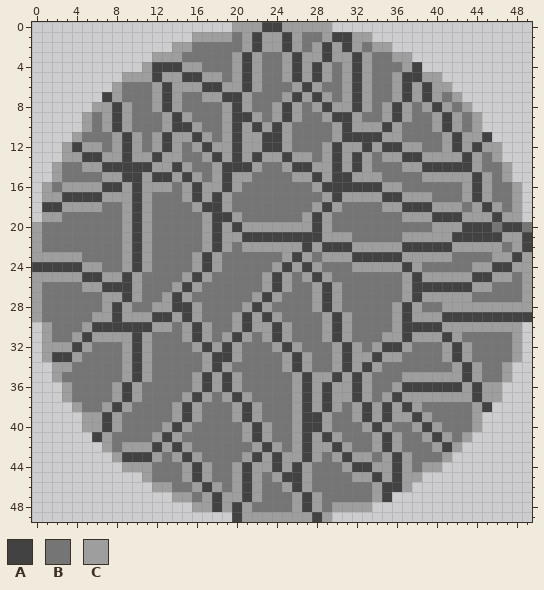
A pixel-art file gets an edit: textures/rock.ase. Above: the version before the commit.
50x50 pixels, 1 frame.
Palette (. is transparent): A #424242  B #757575  C #9e9e9e
Pixels before (only the part around the change), first column x 0:
 0 ....................CCCAACCCCC....................
 1 ................CCCCBCACCACBBCAACC................
 2 ..............CCBBBBBCACCACBCACACBCC..............
 3 ............CCCBBBBBCACBBCACCACCACBBCC............
 4 ...........CAAACCBBBCACBBCACACBCACBBBCA...........
 5 .........CCCACCAACCBCACBBCACACBCACBBCAACC.........
 6 ........CBBBCACCCAACCACBBBCACBBCACBBCACACC........
 7 .......ACBBBCACBBCCAACBBBCACACBCACBBCACACBC.......
 8 ......CCACBBCACBBBBCACBBCACBCACCACBCACBCACBC......
 9 .....CBCACBBBCACBBBCAACBCACBBCAACBBCACBBCACBC.....
10 .....CBCACBBBCAACBBCACACACBBBBCACCCACBBBCACBC.....
11 ....CBBBCACBCACCACBCACCAACBBBBCAAAACCBBBBCACCA....
12 ...CACCBCACBCACBCACCACCAACBBBCACCACAACCBBCACACC...
13 ...CCAACCACCACCBBCACACACCACCBCACACBCCAACCCCACBC...
14 ..CBBCCAAAAACCACBBCAAACBBCAACCACACBBBCCAAAAACBBC..
15 ..CBBBBCCAACAACACBCACCBBBBCCACAACCCBBBBCCCCCACBC..
16 .CBCCCCAACACCCBCACCACBBBBBBBCAAAAAACCBBBBBBCACBBC.
17 .CCAAAACCCACBBBCACACBBBBBBBBBCACCCCAACCCBBBCACBBC.
18 .AACCCCBBCACBBBBCAACBBBBBBBBCACBBBBCCAAACCCBCACBC.
19 .CCBBBBBBCACBBBBBCAACBBBBBBCACBBBBBBBCCCAAACCCACC.
20 CBBBBBBBBCACBBBBBCACACCCCCCCACBBBBBBBBBBCCCAAABAAB
21 CBBBBBBBBCACBBBBBCACCAAAAAAAACCCBBBBBCCCCCAAAAACCA
22 CBBBBBBBBCACBBBBBCACBCCCCCCACAAACCCCCAAAAACCCCCBCA
23 CCCCCBBBBCACBBBBCACBBBBBBCACBCCCAAAAACCCCCBBBBCCAC
24 AAAAACCBBCACBBBBCACBBBBBCACACBBBCCCCCACBBBBBCCAACC
25 CCCCCAACCACBBBBCACBBBBBCACBCACBBBBBBBCACCCCCAACCBC
26 CBBBBCCAAACBBBCACBBBBBBCACBBCACBBBBBBCAAAAAACCBBBC
27 CBBBBBBCCACBBCACBBBBBBCACBBBCACBBBBBBCACCCCCBBBBBC
28 CBBBBBBCACBBCCAACBBBBCACBBBBCACBBBBBCACBBCCCCCCCCC
29 CBBBBBCCACCCAACACBBBCACACBBBBCACBBBBCACCCAAAAAAAAA
30 .CBBBCAAAAAACCBCACBBCACCACBBBCACBBBBCAAAACCCCCCCC.
31 .CBBCACCCCACBBBCACBCACBCACBBBCACBBBCCACCCACBBBBBC.
32 .CCCACBBBCACBBBBCACACBBBCACBBBCACBCAACBBBCACBBBBC.
33 .CAACBBBBCACBBBBBCAACBBBBCACBBCACCACCBBBBCACBBBBC.
34 ..CCBBBBBCACBBBBBCACBBBBBCACBBCACACBBBBBBBCACBBC..
35 ..CBBBBBBCACBBBBCACACBBBBBCACCACACBBBCCCCCCACBBC..
36 ...CBBBBCACBBBBBCACACBBBBBCACACCACBBCAAAAAACACC...
37 ...CBBBBCACBBBBCACBCACBBBBCACACCACBCACCCCCCCACC...
38 ....CBBCACBBBBCACBBBCACBBBCACACBCACACACBBBBBCA....
39 .....CCACBBBBBCACBBBCACBBBCAACBBCACACCACBBBBC.....
40 .....CCACBBBBCACBBBBBCACBBCAACBBBCACBBCACBBBC.....
41 ......ACBBBBCACBBBBBBCACBBCACACBBBCACBBCACBC......
42 .......CBCCCACACBBBBBBCACBCACCACBBCACBBBCAC.......
43 ........CAAACBCACBBBBCACACCACBCACCBCACBBBC........
44 .........CCCBBBCACBBCACCACACBBBCAACCACBCC.........
45 ...........CBBBCACBBCACBCAACBBBBCCACACC...........
46 ............CCBBCACBCACBBCACBBBBBBCAAC............
47 ..............CCBCACCACBBBCACBBBBBCA..............
48 ................CCACACBBBBCACBCCCC................
49 ....................ACCCCCCCAC....................
The same view after the edit:
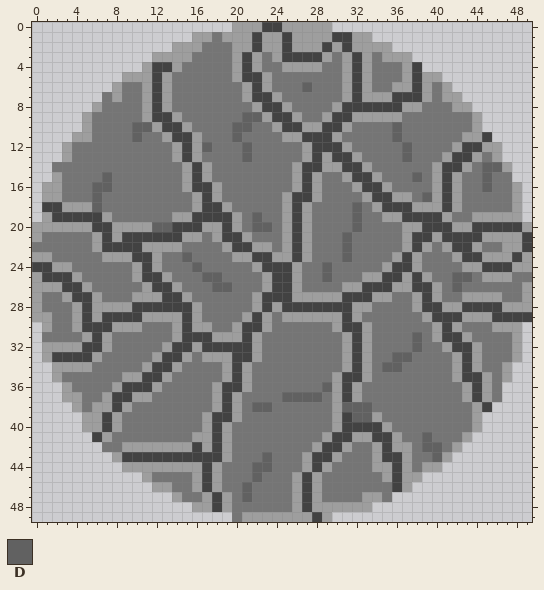
Colours new in this view: D #616161
The exact change:
Changed rows in their new state; - is an unchanged pixel.
first column x 0:
 1 ------------------B-C------CC---------------------
 2 ----------------C---C------C-----C----------------
 3 ---------------C--------CA-AACB----C--------------
 4 --------------CBB---------C-CB--------------------
 5 --------------BBBBB---AC-BBBBB------BC------------
 6 -----------CACBBBBBBBCAC--BDB--------CACB---------
 7 -------B---CACB--BBBB-AACBBBBB----CCA-ACBC--------
 8 -------BBB-CACB----BBBCAACB-BB-A-AAA--CBBBC-------
 9 -------BBB-CAACB---BBDDCA--------CC-CB--BBB-------
10 -------BBBDDCA-CB--BDDBBCAACCAACBBBBD---BBB-------
11 -----C--BBD-BCAACB-BDBBBB-CAAA-BBBBBD----BB-------
12 ----BBB-BBB-BB-A-DBBBDBBBB-CAA--BBBBBDB--BCA------
13 ----BBBBBBBBBB-ACBBBBDBBBBB-A--ACB-BBDBBB-A-------
14 --B--BBBBBBBBBB-ACBBBBB--BC-A-CA-----BBBC--CBDD---
15 -------DBBBBBBBCACBBBB-----ACBBCAA----DB-A-BBD-B--
16 --CBBBDDBBBBBB---A-BB-----CA-BBBC---B---CACBBD----
17 ---BBBDBBBBB---BCACB-----CAACBBBB-A-C-BDCACBBB----
18 ------D--BBB-------------CACBBB-D-CAA-CC-A--BBB---
19 --AAAAAC-BBB--CCAA----D--CA-BB--D--CCAAA-CBB--C---
20 -CCCCCAAC-C-DDAAA-CACBDDB-A-BB--D----CCAAA-C--A--C
21 ------CACA-AAAACCBCAACBBBC-CBBBD------AA-A---CC---
22 B-----CAAA--CCC--BB-AA--B-ACBBBDBBBBBC-CBCAA-BBC--
23 --BBB--CC--AC--DBBB-CCAAC----BBDBBBBCA-BBBCAAC----
24 --CCBBB--BCAC---DBB---CAA--BBD--BBB-A------C-A----
25 -AAA-BBBBB-AAC-BBDD------ACBBD---CCAA---BBDDBC---B
26 -CCAA-BBBBBCAA-BB-DD-----AC-BBBCCAAAC---CBDBBB----
27 ---CAACBBB-CCA----------AACC-C-AAACC-BCA-BB-CCC---
28 ----CAC-C-AAAA-------BCACAAAA-AACC--BB-AA--AAAA---
29 -C--CA-A-AA-CC------BCACBCCCC-CAC---BBB-A--CCC----
30 ----CA--CCCBBBCAC-----A-BB---BCAAC--BBBBCA-BBB----
31 -B--BCA-BBBB--CA-AC-CACBBB---BB-AC-BBBDB--AC------
32 ----CAAC-BBB-CAA--A-AAC-BBB---BCACBBBBD----AC-----
33 ----AAC--BBBCAAC--CCAAC--BBB--BCA-BBDD---BCAC-----
34 ----CC---BB-AAC--BB-AC---BBB--BCACBDD-------------
35 ----------CAAC--BBBCAC----BBBBCA-----BBBBB--AC----
36 ----------AAC---BB--AC----BBBD-ACB--BBBBBBB---B---
37 ----C--CA--C---BBBCACB---DDDDB-ACB-BBBBBBBB---B---
38 ------C-------BBB-CA-BDD--BBBB-DDDBBBBB-----------
39 --------------BBBCAA-BB---BBBBCADD-BBBBB----------
40 -------------BBB-CAC-BBB--BBBBCAAA----BBB---------
41 ------------BBB-CCAC-BBB--BBBCAACCA----DBB--------
42 -------B----C-C-ACAC--BBB-BB-A-------C-DDB--------
43 ------------AAA-AAAC-BBDBBBCAA-BBBCA----D---------
44 ------------CCC-CAC-BBDDBBB-AC-BBB----------------
45 ---------------BCAC-BBD-BBCAC---BBB---------------
46 --------------------BDB--BCAC-----BB--------------
47 ---------------B----BDB----------C-B--------------
48 --------------------BB-------C--------------------
49 --------------------B-----------------------------
Pixel boxes of the changes (left, top, right, bottom) in both pictures:
changed: (32, 32, 532, 522)
